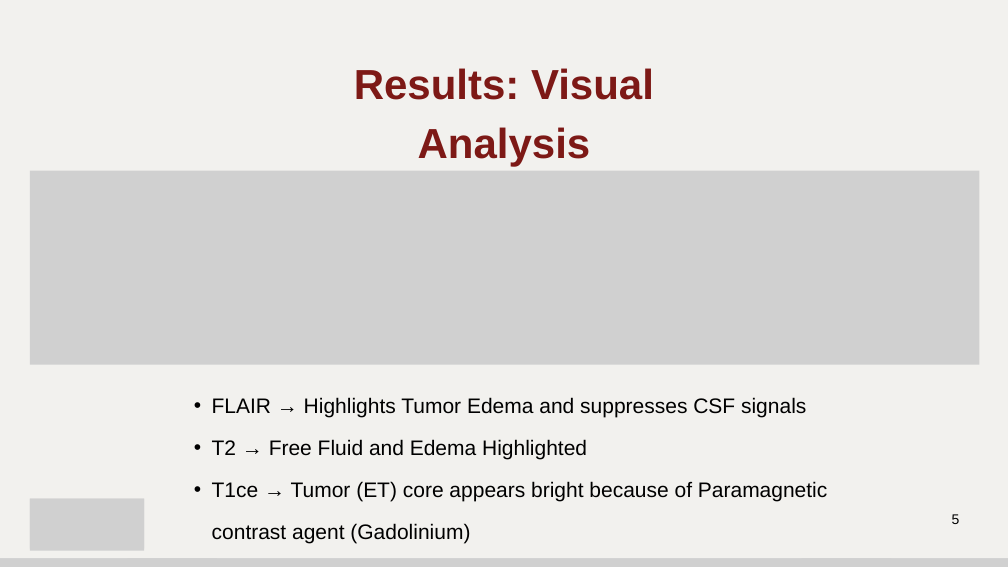
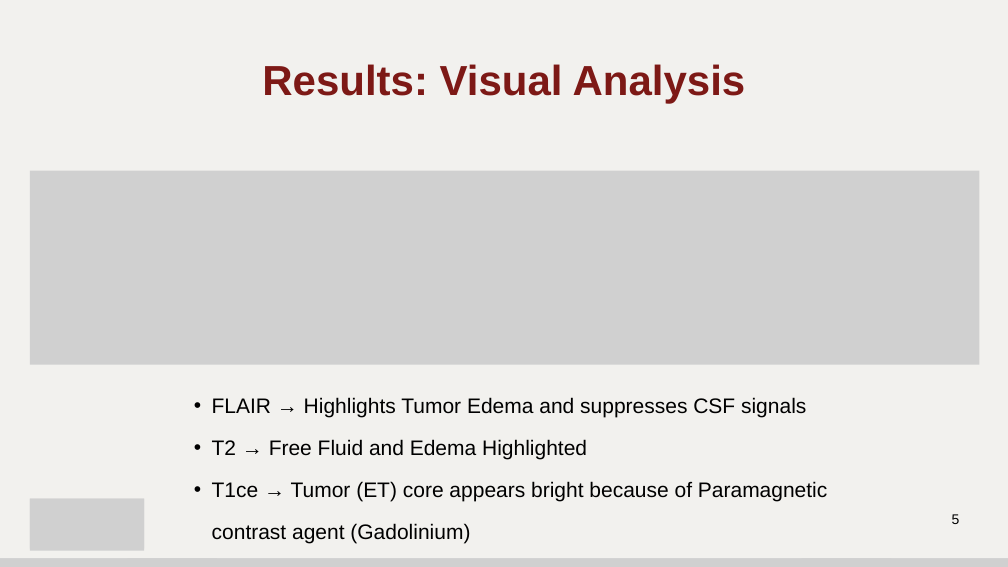
Before and after one commit to codesensei404/DIP_2026_Project20_Group18, a slide deck: slide 5 of Mid_Sem_Report/Group18_Project20_MidSem_PPT_DIP_2026.pptx. Drawn at 1008x567 pixels with LibreOffice and Linux fonts; fonts in the diff are those of the drawing; grey boxes stand for pictures. Boxes give left, top, right and bottom in pixels: in the first picture for what was removed or moved away, otherwise in the second. Text is boxed around its words. In the diff, an @@ line names an element or a change of style, - is before the commit and + after.

```diff
--- a/Mid_Sem_Report/Group18_Project20_MidSem_PPT_DIP_2026.pptx
+++ b/Mid_Sem_Report/Group18_Project20_MidSem_PPT_DIP_2026.pptx
@@ text "Results: Visual Analysis" rewrapped from <box>354,68,654,167</box> to <box>262,64,746,104</box> @@
```
Also in this commit, not shown: 5 other slides changed, 1 slide added.
